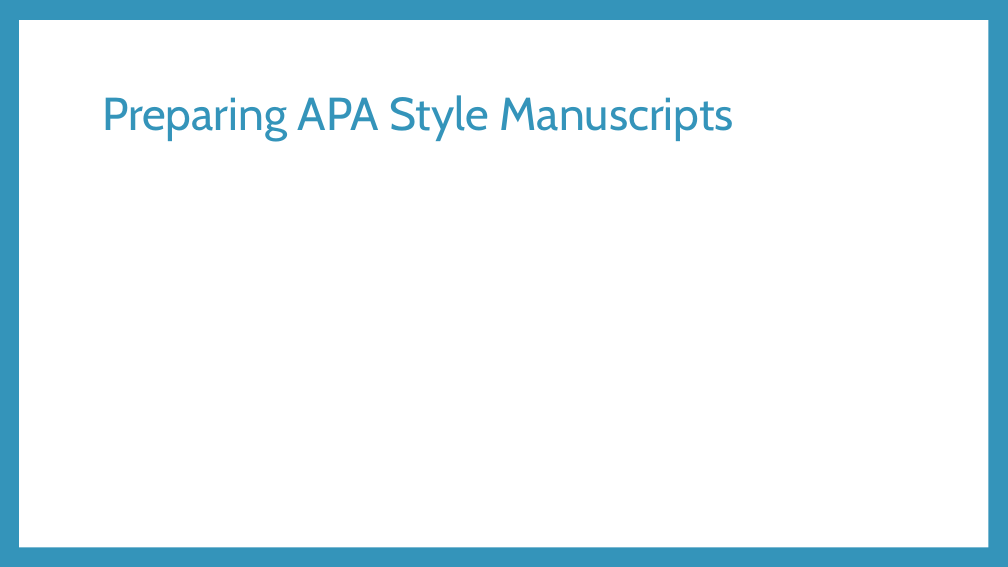
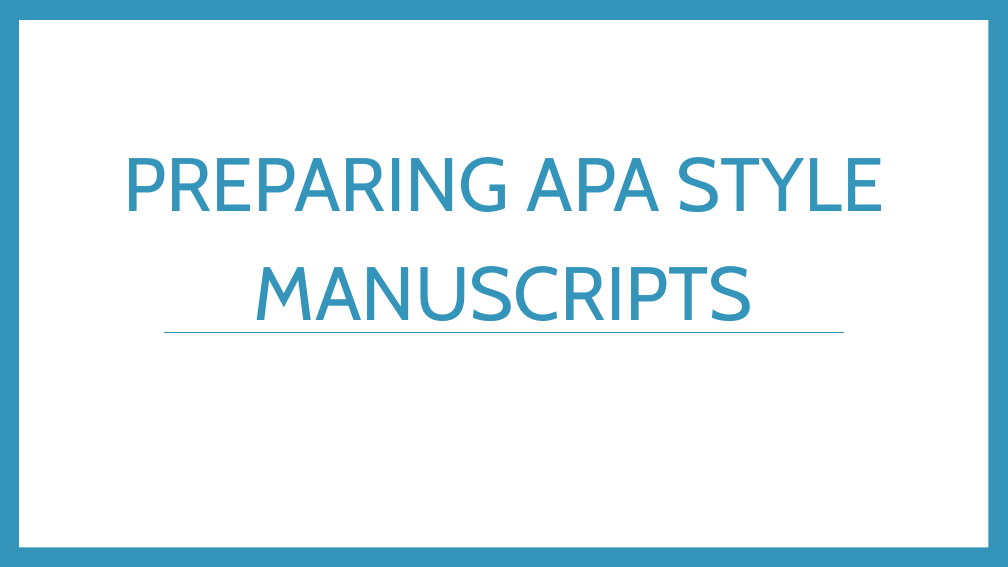
Before and after one commit to RandiLGarcia/smith-r-workshop, a slide deck: slide 4 of docs/Day 2 Slides.pptx. Drawn at 1008x567 pixels with LibreOffice and Linux fonts; fonts in the diff are those of the drawing. Boxes give left, top, right and bottom in pixels: in the first picture for what was removed or moved away, otherwise in the second. Text is boxed around its words. In the diff, an @@ line names an element or a change of style, - is before the commit and + after.

```diff
--- a/docs/Day 2 Slides.pptx
+++ b/docs/Day 2 Slides.pptx
@@ title "PREPARING APA STYLE MANUSCRIPTS" at (123,157,884,333): vertical alignment middle to bottom @@
@@ title at (123,157,884,333): text changed; size 44 to 72 pt @@
-Preparing APA Style Manuscripts
+PREPARING APA STYLE MANUSCRIPTS
@@ line added from (164, 333) to (845, 333), #3494BA 0.79 pt @@
```
Also in this commit, not shown: 13 other files.
